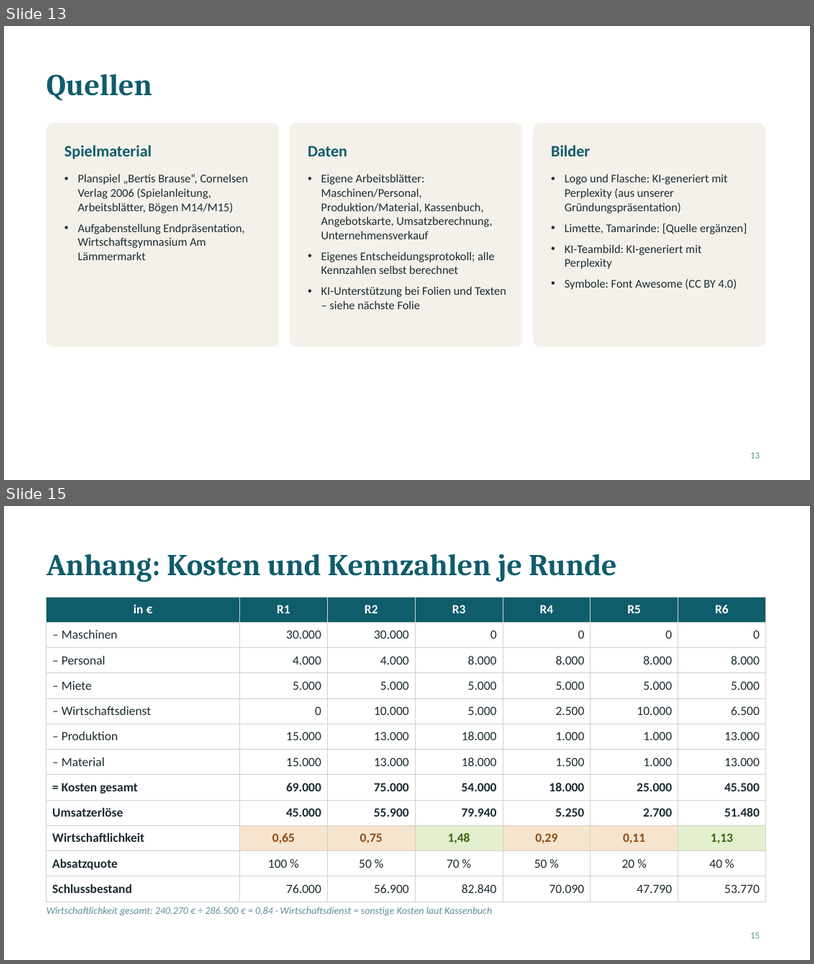
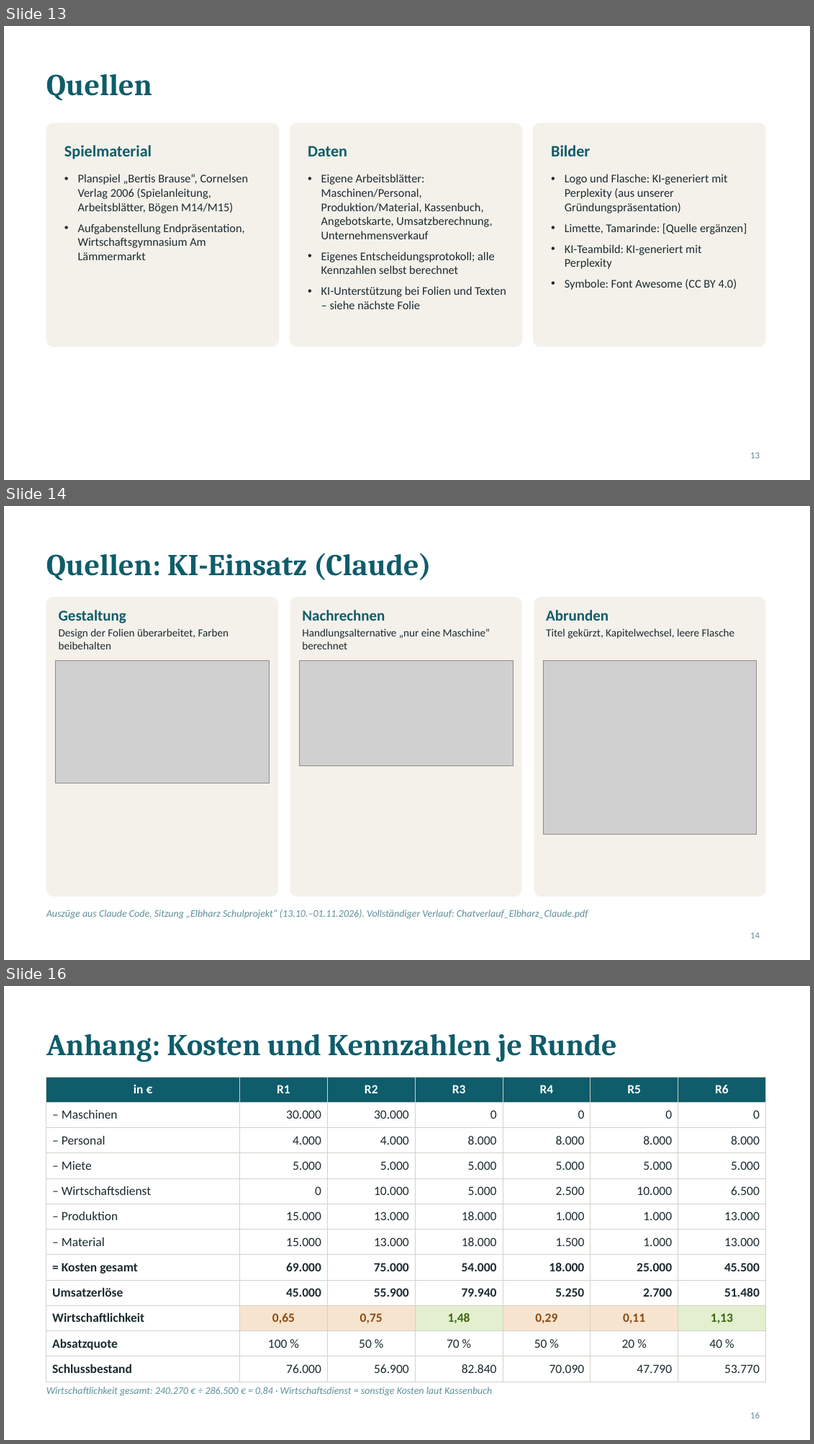
Before and after one commit to jofy0002/claude-workspace, a slide deck: endpraesentation/Elbharz_Endpraesentation.pptx. Shown one above the other, each under a label of ours: slides 13 and 15 before the commit, slides 13, 14 and 16 after it; the slides between them are not shown. The pictures are 814x964 and 814x1444 pixels, drawn with LibreOffice and Linux fonts; fonts in the diff are those of the drawing; grey boxes stand for pictures. Boxes give left, top, right and bottom in pixels: in the first picture for what was removed or moved away, otherwise in the second. Text is boxed around its words. In the diff, an @@ line names an element or a change of style, - is before the commit and + after.

```diff
--- a/endpraesentation/Elbharz_Endpraesentation.pptx
+++ b/endpraesentation/Elbharz_Endpraesentation.pptx
@@ slide 14 added at box(4, 506, 810, 960), background #FFFFFF @@
@@ title added at box(46, 553, 432, 580), 36 pt, text #0F5C6B, bold @@
+Quellen: KI-Einsatz (Claude)
@@ rounded rectangle added at box(46, 597, 278, 896), fill #F3F1EA @@
@@ text added at box(59, 610, 229, 649), 13 pt, text #1B2A2F @@
+Gestaltung
+Design der Folien überarbeitet, Farben beibehalten
@@ rounded rectangle added at box(290, 597, 522, 896), fill #F3F1EA @@
@@ text added at box(302, 610, 491, 649), 13 pt, text #1B2A2F @@
+Nachrechnen
+Handlungsalternative „nur eine Maschine“ berechnet
@@ rounded rectangle added at box(535, 597, 766, 896), fill #F3F1EA @@
@@ text added at box(546, 610, 735, 638), 13 pt, text #1B2A2F @@
+Abrunden
+Titel gekürzt, Kapitelwechsel, leere Flasche
@@ picture added at box(55, 660, 269, 783) @@
@@ picture added at box(299, 660, 513, 765) @@
@@ picture added at box(543, 660, 757, 834) @@
@@ text added at box(46, 909, 589, 919), 12 pt, text #5F8F99, italic @@
+Auszüge aus Claude Code, Sitzung „Elbharz Schulprojekt“ (13.10.–01.11.2026). Vollständiger Verlauf: Chatverlauf_Elbharz_Claude.pdf
@@ page number added at box(751, 932, 760, 938), 11 pt, text #5F8F99 @@
+14
@@ what was slide 15 is now slide 16 @@
@@ page number at box(751, 1412, 760, 1418): text changed @@
-15
+16
```
Also in this commit, not shown: 1 slide changed, 6 other files.
